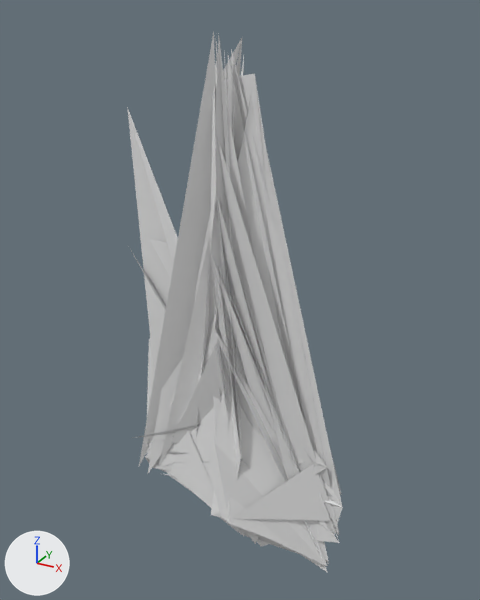
Renders of the OBJ model extracted_meshes/Hero013_492C561C_v2.obj from each side of a commit.
Both versions are drawn from a 50 mm lens placed at (282.0, -497.0, 526.0), pointed at (-9.0, 33.0, 261.0). The lights are fixed; the arrows at lower left show +X, +Y and +Z. The picture after the commit comes second. Where no turn or scale is listed for an object, it has been applied to the vertices. Vertices at exactly the same position are counted once.

Names of what the first picture shows: 'Hero013_492C561C_v2'.
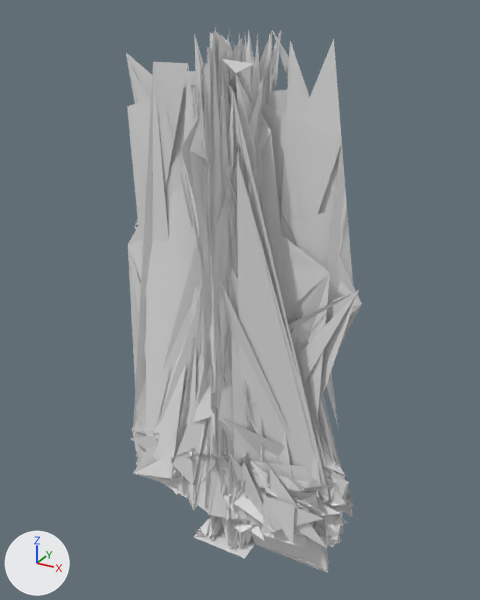
Boxes (x1, y1, x2, y2) around the edits, measured in the pictures (480 x 600 px):
'Hero013_492C561C_v2', reshaped (9% wider)
    before: (127, 31, 343, 573)
    after: (126, 29, 362, 573)
part 1 of me_hero013_492c561c_v2, added (mostly hidden)
    after: (229, 494, 247, 524)
part 2 of me_hero013_492c561c_v2, built on (mostly hidden before)
    before: (134, 291, 338, 562)
    after: (126, 29, 362, 573)

Edits to the bpy script that builds the scene:
```text
Change me_hero013_492c561c_v2:
    used by ob_hero013_492c561c_v2; location = (0.0, 0.0, 0.0)
    remove me_hero013_492c561c_v2.from_pydata(...)  # 560 vertices, 607 faces; spans x -126.0..124.0, y -32.0..32.0, z -8.0..510.0
    add me_hero013_492c561c_v2.from_pydata(...)  # 4051 vertices, 5456 faces; spans x -127.0..127.0, y -32.0..99.0, z -8.0..511.0
    me_hero013_492c561c_v2 part 1: a new loose piece of 16 vertices spanning x 8.0..31.0, y -31.0..-8.0, z 38.0..126.0
    me_hero013_492c561c_v2 part 2: 9 vertices removed from x -31.0..25.0, y -15.0..28.0, z 33.0..425.0; 3468 vertices added at x -127.0..127.0, y -32.0..99.0, z -7.0..511.0
    other edits to the shape of me_hero013_492c561c_v2 do not show in these pictures
```
